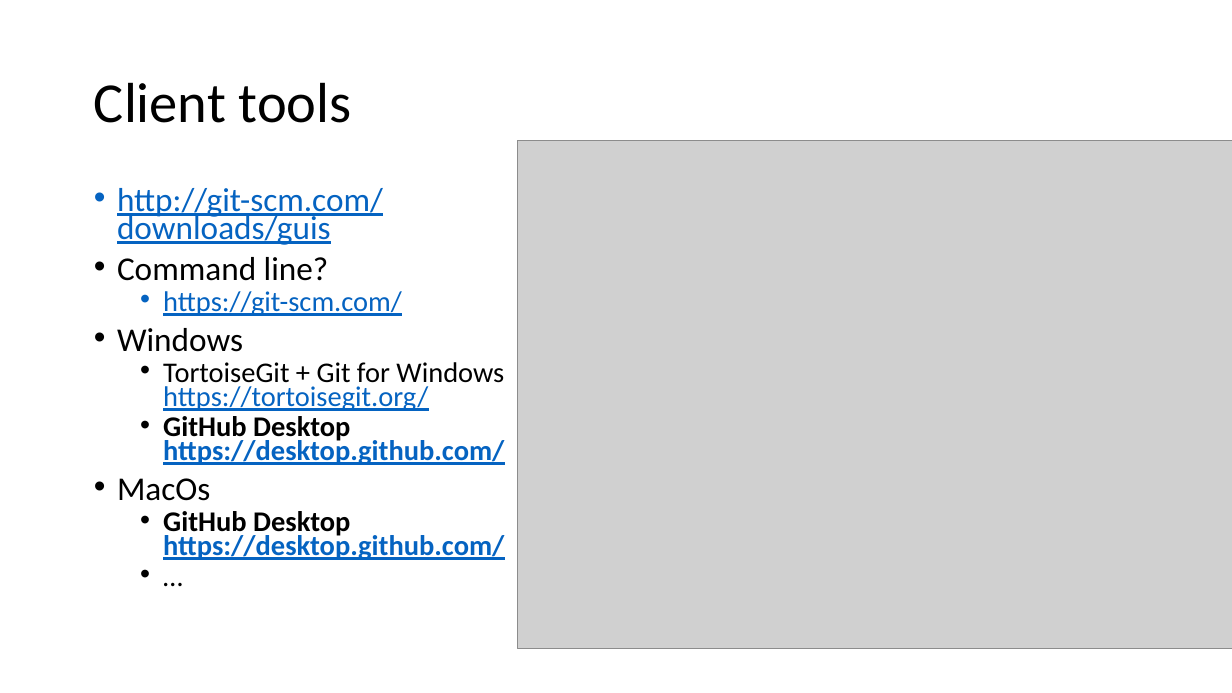
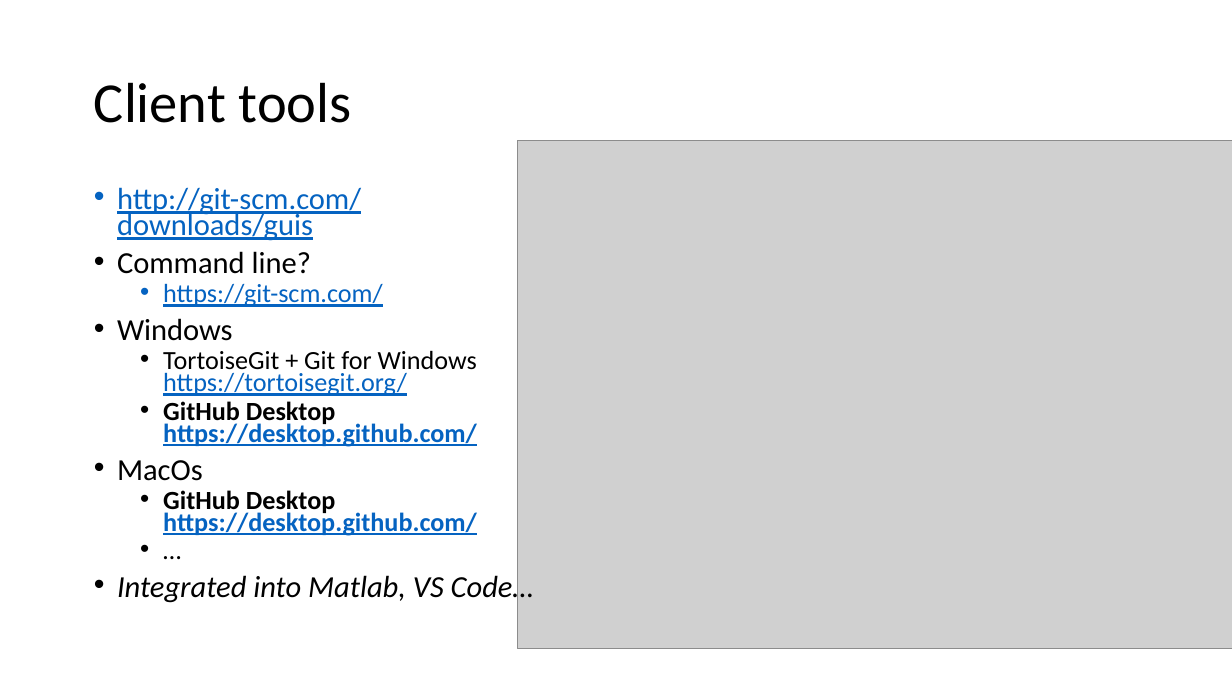
Before and after one commit to yuricai/Phys520, a slide deck: slide 18 of 01_GitTutorial/HowToGit_Introduction.pptx. Drawn at 1232x693 pixels with LibreOffice and Linux fonts; fonts in the diff are those of the drawing; grey boxes stand for pictures. Boxes give left, top, right and bottom in pixels: in the first picture for what was removed or moved away, otherwise in the second. Text is boxed around its words. In the diff, an @@ line names an element or a change of style, - is before the commit and + after.

```diff
--- a/01_GitTutorial/HowToGit_Introduction.pptx
+++ b/01_GitTutorial/HowToGit_Introduction.pptx
@@ text at (117, 187, 477, 536): size 25.9 to 23.8 pt in "http://git-scm.com/ downloads/guis", "Command line?", "Windows", "MacOs"; size 22.2 to 20.4 pt in "https://git-scm.com/", "TortoiseGit + Git for Windows https://tortoisegit.org/", "GitHub Desktop https://desktop.github.com/", "GitHub Desktop https://desktop.github.com/" and 1 more places @@
@@ text at (117, 571, 534, 604): paragraph added @@
+• Integrated into Matlab, VS Code…
```
Also in this commit, not shown: 7 other slides changed, 2 slides added, 2 other files.
